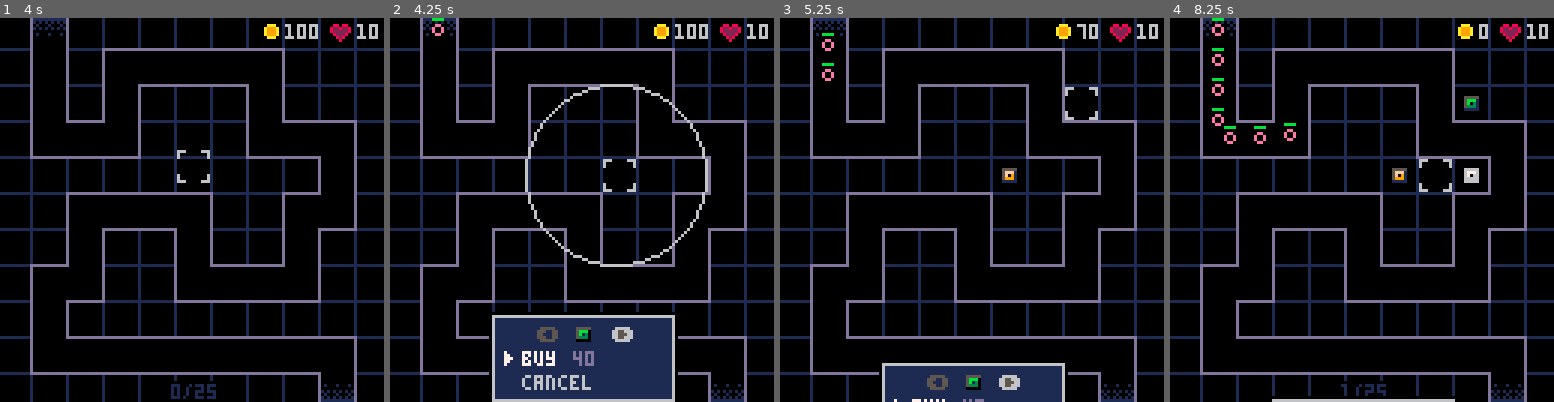
Above: before the commit, frames 1-4 (left to right).
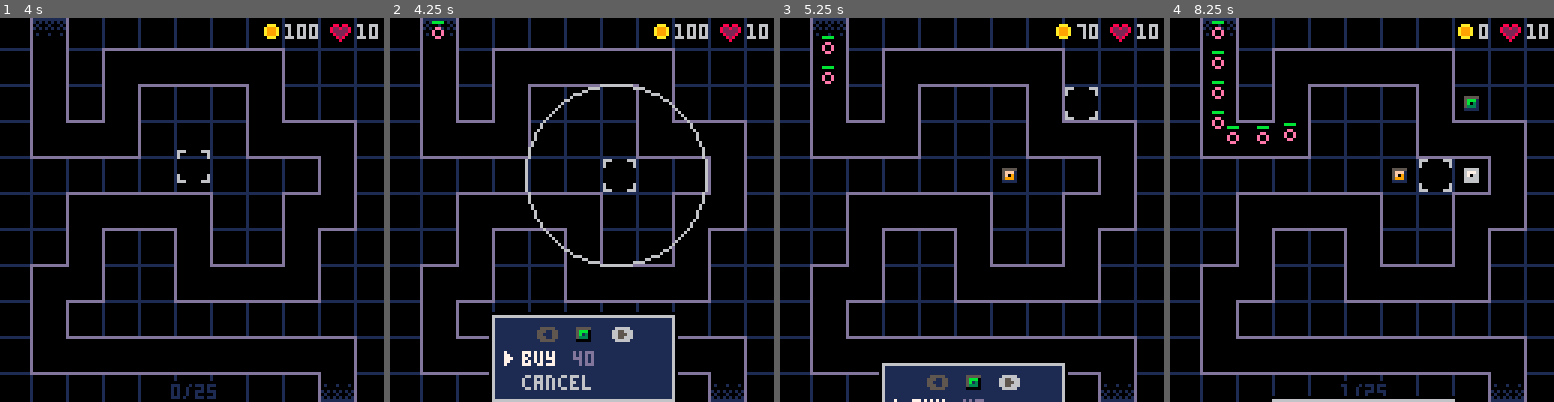
Above: after the commit, the same moments.

Repository: beardedsakimonkey/pixel_td.p8
Game: PICO-8 cartridge pixel_td.p8
Two runs of this game, one before a commit and one after it. Both use one fixed random seed, a clock stepped at 60 frames per second and the inputs below.
Inputs:
- Up to frame 1 (4 s): tap X (X key) at 0.33, 1.07, 1.85, 2.97 s; tap O (Z key) at 0.7, 1.7, 2.1, 2.5, 2.9, 3.3, 3.7 s; hold Right 1.6-2.1 s; hold Up 2.15-2.42 s; hold Right 2.47-3.03 s; hold Left 3.08-3.58 s; hold Down 3.63-3.97 s
- Up to frame 2 (4.25 s): hold Right from 4.02 s (still down); tap X (X key) at 4.08 s; tap O (Z key) at 4.1 s
- Up to frame 3 (5.25 s): tap O (Z key) at 4.5, 4.9 s; release Right at 4.68 s; hold Up 4.73-5.03 s; hold Left from 5.08 s (still down); tap X (X key) at 5.2 s
- Up to frame 4 (8.25 s): tap O (Z key) every 0.4 s from 5.3 to 8.1 s; release Left at 5.68 s; hold Down 5.73-6.03 s; hold Right 6.08-6.58 s; tap X (X key) at 6.32, 7.43 s; hold Right 6.63-7.13 s; hold Up 7.18-7.45 s; hold Right 7.5-8.07 s; hold Left from 8.12 s (still down)

Frame 1 is identical in both runs. In frame 2, 0.1% of the frame differs, in the area x 10-15%, y 0-6%; in frame 3, 0.2%; in frame 4, 0.7%, in the area x 10-26%, y 0-33%.

Commit message:
create medium map

Diff:
--- a/core.lua
+++ b/core.lua
@@ -18,23 +18,12 @@
     {x=9,  y=9,  cnr=CNR.tr},
     {x=9,  y=10, cnr=CNR.bot},
 }
--- TODO: create medium map
 _map_medium = {
-    {x=0,  y=3,  cnr=CNR.left},
-    {x=3,  y=3,  cnr=CNR.br},
-    {x=3,  y=1,  cnr=CNR.tl},
-    {x=7,  y=1,  cnr=CNR.tr},
-    {x=7,  y=3,  cnr=CNR.bl},
-    {x=9,  y=3,  cnr=CNR.tr},
-    {x=9,  y=5,  cnr=CNR.br},
-    {x=8,  y=5,  cnr=CNR.tl},
-    {x=8,  y=7,  cnr=CNR.br},
-    {x=5,  y=7,  cnr=CNR.bl},
-    {x=5,  y=5,  cnr=CNR.tr},
-    {x=2,  y=5,  cnr=CNR.tl},
-    {x=2,  y=7,  cnr=CNR.br},
-    {x=1,  y=7,  cnr=CNR.tl},
-    {x=1,  y=9,  cnr=CNR.bl},
+    {x=0,  y=1,  cnr=CNR.left},
+    {x=3,  y=1,  cnr=CNR.tr},
+    {x=3,  y=5,  cnr=CNR.bl},
+    {x=7,  y=5,  cnr=CNR.tr},
+    {x=7,  y=9,  cnr=CNR.bl},
     {x=10,  y=9, cnr=CNR.right},
 }
 _map_hard = {
@@ -135,8 +124,6 @@
 
     init_enemy()
     init_menus()
-    init_selection()
-    init_hint() -- should go after init_selection()
     init_tower()
     init_title()
 end
@@ -148,12 +135,18 @@
     debug_msgs = {}
     if screen == 'title' then
         update_title()
-        return
+        -- if screen changed to 'game', continue with the update function
+        -- *before* drawing
+        if screen == 'title' then
+            return
+        end
     end
     -- Initialize once we know the map
     if t == 0 then
         init_grid_bitmap()
         init_path_points()
+        init_selection()
+        init_hint() -- should go after init_selection()
     end
 
     t = max(1, t+1)
--- a/hint.lua
+++ b/hint.lua
@@ -11,7 +11,7 @@
     show_hint_x = false
     x_pos = OFFSCREEN
     x_v = 0
-    z_x, z_y = sel.dst_y, sel.dst_x-28
+    z_x, z_y = sel.dst_x-28, sel.dst_y
     z_vx, z_vy = 0, 0
     t = 0
 end
@@ -73,13 +73,17 @@
     -- Draw arrow
     if cur_map == 1 then
         spr(20, 25, x_pos)
-    elseif cur_map == 3 then
+    elseif cur_map == 2 then
+        spr(22, x_pos, 23)
+    else
         spr(21, x_pos, 50)
     end
     -- Draw button
     if cur_map == 1 then
         draw_x_btn(30, x_pos)
-    elseif cur_map == 3 then
+    elseif cur_map == 2 then
+        draw_x_btn(x_pos, 30)
+    else
         draw_x_btn(x_pos, 43)
     end
 end
--- a/pixel_td.p8
+++ b/pixel_td.p8
@@ -46,12 +46,12 @@
 00000000000000000000000000000000000000000000000000000000111111101111111011111110333333308888888099999990000000000000000000000000
 00000000000000000000000000000000000000000000000000000000000000000000000000000000000000000000000000000000000000000000000000000000
 000000000aaa0000088088007000000000bbb0000000000000000000000000000000000000000000111111111111111011010000000000000000000000000000
-00000000a999a00082282280770000000bbdb0000bbbbbbb00000000000000000000000000000000101010101010101010100100000000000000000000000000
-00000000a999a0008222228077700000bbddb0000bdddddb00000000000000000000000000000000010001000100010011010000000000000000000000000000
-00000000a999a0000822280077000000bdddb0000b1ddd1b00000000000000000000000000000000101010101010101010000000000000000000000000000000
-000000000aaa00000082800070000000b1ddb0000bb1d1bb00000000000000000000000000000000000000000000000011010000000000000000000000000000
-00000000000000000008000000000000bb1db00000bb1bb000000000000000000000000000000000010001000100010010100100000000000000000000000000
-000000000000000000000000000000000bb1b000000bbb0000000000000000000000000000000000000000000000000011010000000000000000000000000000
+00000000a999a00082282280770000000bbdb0000bbbbbbb000bbb00000000000000000000000000101010101010101010100100000000000000000000000000
+00000000a999a0008222228077700000bbddb0000bdddddb00bb1bb0000000000000000000000000010001000100010011010000000000000000000000000000
+00000000a999a0000822280077000000bdddb0000b1ddd1b0bb1d1bb000000000000000000000000101010101010101010000000000000000000000000000000
+000000000aaa00000082800070000000b1ddb0000bb1d1bb0b1ddd1b000000000000000000000000000000000000000011010000000000000000000000000000
+00000000000000000008000000000000bb1db00000bb1bb00bdddddb000000000000000000000000010001000100010010100100000000000000000000000000
+000000000000000000000000000000000bb1b000000bbb000bbbbbbb000000000000000000000000000000000000000011010000000000000000000000000000
 0000000000000000000000000000000000bbb0000000000000000000000000000000000000000000000000000000000010000000000000000000000000000000
 ddddddd0ddddddd0ddddddd011111000111110001111100000000000000000000000000000000000000000000000000011010000000000000000000000000000
 d00000d0d00000d0d00000d011dd10001d1d100011d1100000000000000000000000000000000000000000000000000010100100000000000000000000000000
--- a/selection.lua
+++ b/selection.lua
@@ -2,7 +2,7 @@
 local ENTER_DURATION = 11 -- duration of the entrance animation
 
 function init_selection()
-    local init_pos = {x=5, y=3}
+    local init_pos = cur_map == 3 and {x=4, y=3} or {x=5, y=3}
     local p = g2p(init_pos)
     sel = {
         dst_x=p.left,      dst_y=p.top,
